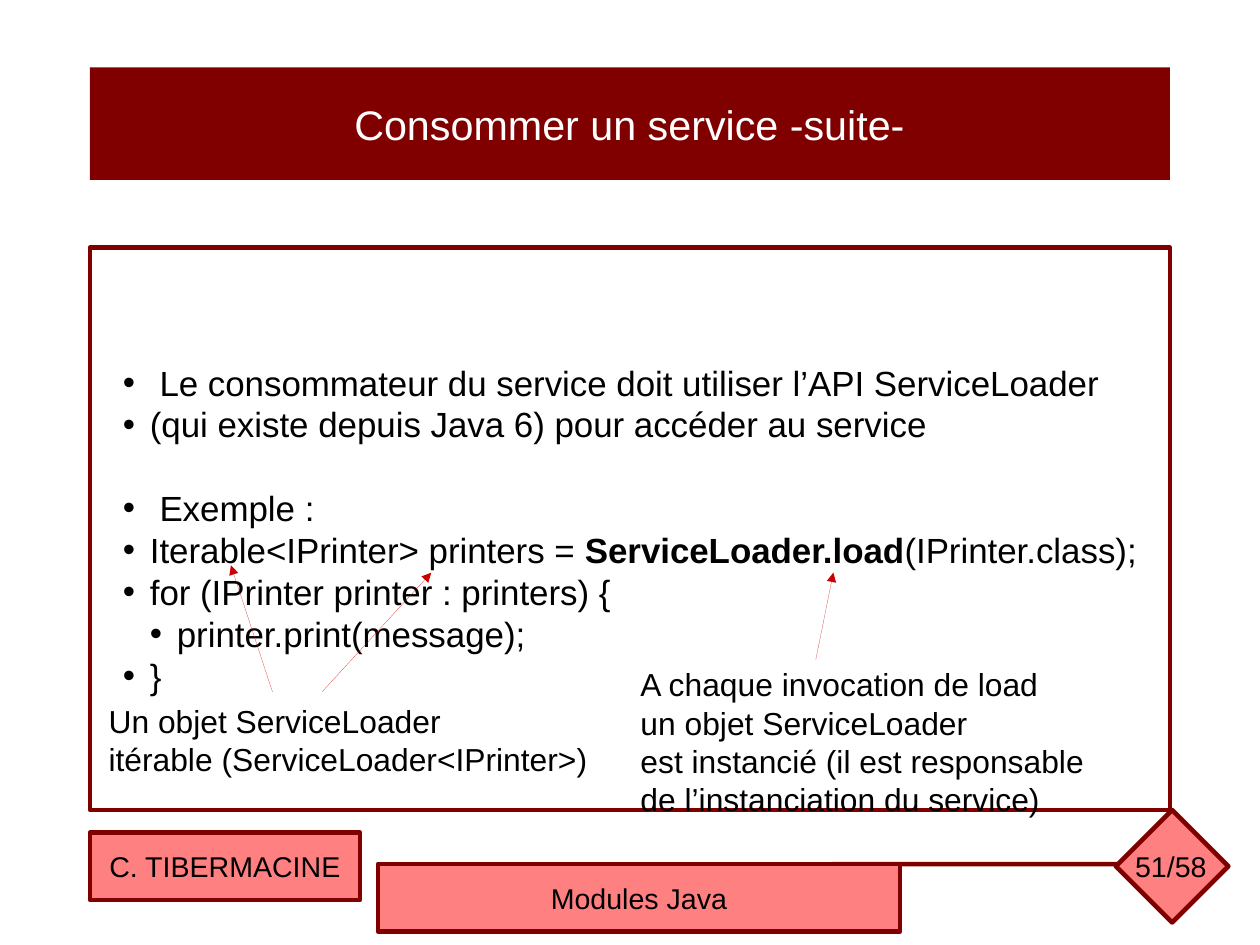
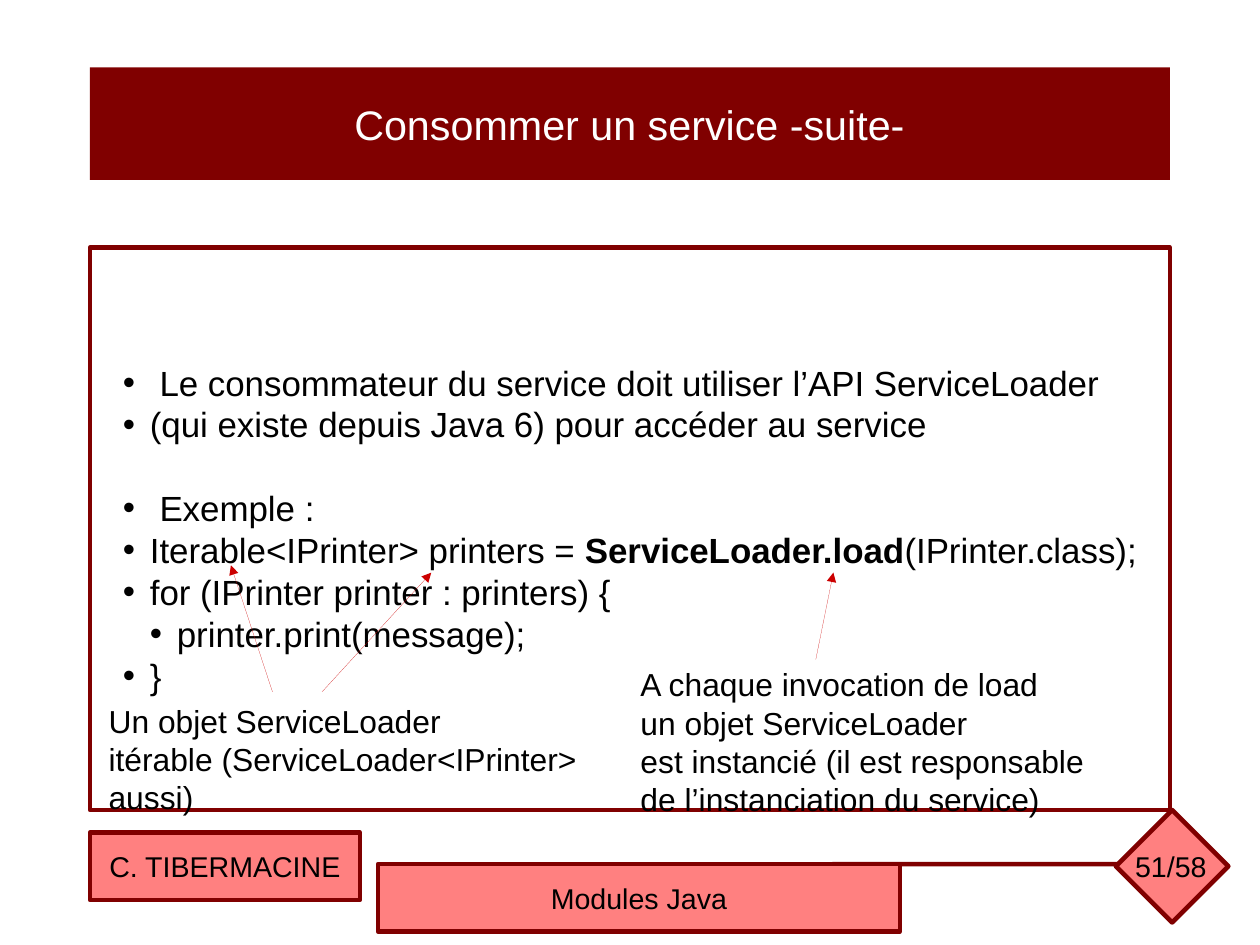
Before and after one commit to ctiber/composants, a slide deck: slide 51 of cours/cours6.odp. Drawn at 1260x945 pixels with LibreOffice and Linux fonts; fonts in the diff are those of the drawing. Boxes give left, top, right and bottom in pixels: in the first picture for what was removed or moved away, otherwise in the second. Text is boxed around its words. In the diff, an @@ line names an element or a change of style, - is before the commit and + after.

```diff
--- a/cours/cours6.odp
+++ b/cours/cours6.odp
@@ text at (109,747,577,815): text changed @@
-itérable (ServiceLoader<IPrinter>)
+itérable (ServiceLoader<IPrinter>
+aussi)
```
Also in this commit, not shown: 21 other slides changed, 1 other file.
